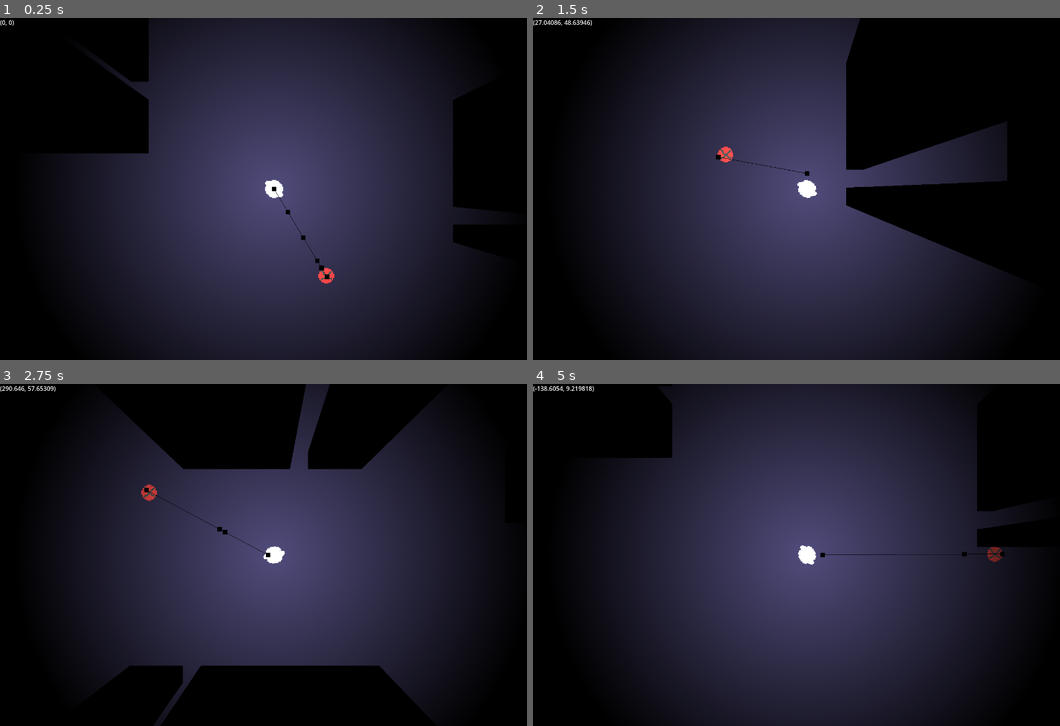
Above: before the commit, frames 1-4 (two rows, left to right).
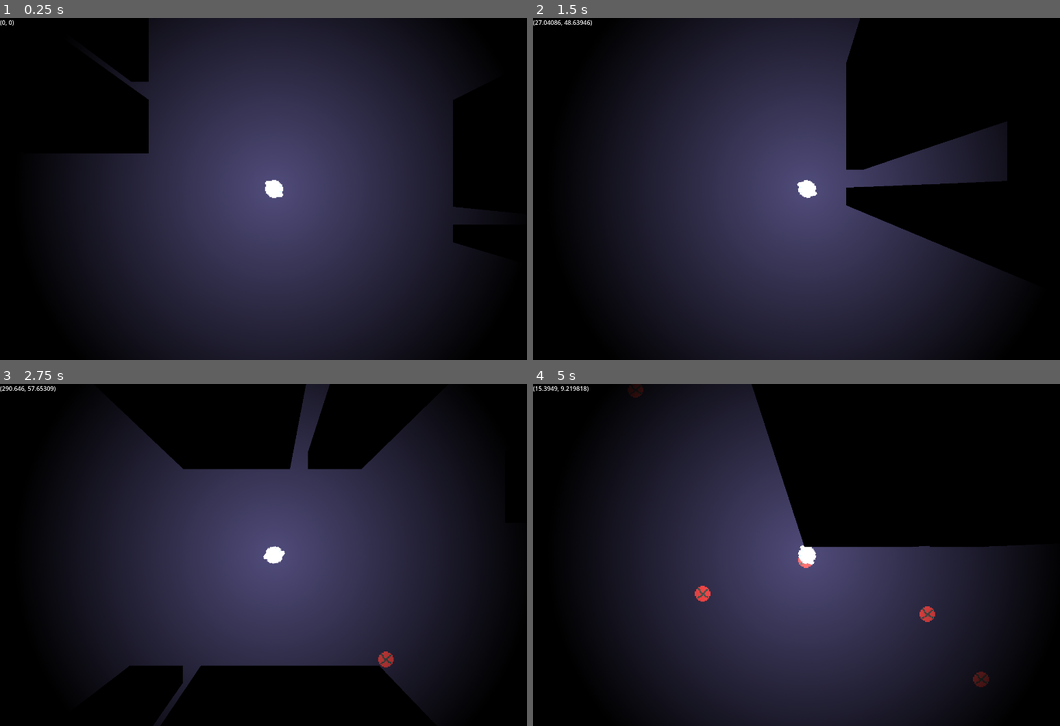
Above: after the commit, the same moments.

Repository: NomadicDaggy/procgen1
Game: Godot game, scene res://scenes/world.tscn
Two runs of this game, one before a commit and one after it. Both use one fixed random seed, a clock stepped at 60 frames per second and the inputs below.
Inputs (mouse positions are in pixels of both pictures, inside the frame that each line leads up to):
- Up to frame 1 (0.25 s): no input
- Up to frame 2 (1.5 s): move the mouse to (928, 171) at 0.52 s; hold D (move_right) 0.53-1.28 s; move the mouse to (696, 206) at 1.27 s; hold S (move_down) from 1.28 s (still down)
- Up to frame 3 (2.75 s): move the mouse to (326, 479) at 2.02 s; release S (move_down) at 2.03 s; hold D (move_right) from 2.03 s (still down)
- Up to frame 4 (5 s): move the mouse to (780, 623) at 2.77 s; release D (move_right) at 2.78 s; hold W (move_up) 2.78-3.53 s; move the mouse to (970, 606) at 3.52 s; hold A (move_left) from 3.53 s (still down); move the mouse to (643, 503) at 4.27 s

The runs differ from the first frame. In frame 1, 0.2% of the frame differs, in the area x 51-64%, y 49-78%; in frame 2, 0.1%; in frame 3, 0.3%; in frame 4, 19%, in the area x 0-92%, y 0-89%.

Commit message:
spawn multiple enemies at random locations

Diff:
--- a/scenes/enemy.tscn
+++ b/scenes/enemy.tscn
@@ -29,7 +29,7 @@
 [node name="Navigation" type="Node2D" parent="."]
 
 [node name="NavigationAgent2D" type="NavigationAgent2D" parent="Navigation"]
-debug_enabled = true
+radius = 20.0
 
 [node name="Timer" type="Timer" parent="Navigation"]
 wait_time = 0.1
--- a/scripts/game_manager.gd
+++ b/scripts/game_manager.gd
@@ -6,7 +6,7 @@
 
 # Called when the node enters the scene tree for the first time.
 func _ready():
-	pass # Replace with function body.
+	pass
 
 
 # Called every frame. 'delta' is the elapsed time since the previous frame.
@@ -15,12 +15,20 @@
 
 
 func _on_map_map_ready():
-	spawn_enemies()
+	var rng = RandomNumberGenerator.new()
+	var r = 40
+	for i in 15:
+		var x = rng.randi_range(-r,r)
+		var y = rng.randi_range(-r,r)
+		if (x > -10 and x < 10) or (y > -10 and y < 10):
+			continue
+		spawn_enemy(x, y)
 
 
-func spawn_enemies():
+func spawn_enemy(tile_pos_x: int, tile_pos_y: int):
 	var enemy = enemy_scene.instantiate()
-	enemy.position += Vector2(3.0 * 16.0, 5.0 * 16.0)
+	enemy.position += Vector2(tile_pos_x * 16.0, tile_pos_y * 16.0)
+	# TODO: check if enemy has been spawned within a wall
 	enemy.target = player
 	enemy.z_index = 500
 	add_child(enemy)
--- a/scripts/killzone.gd
+++ b/scripts/killzone.gd
@@ -3,6 +3,11 @@
 @onready var timer = $Timer
 
 func _on_body_entered(body):
+
+	# Got stuck in wall or smth
+	if body.name != "Player":
+		return
+
 	print("You died!")
 	Engine.time_scale = 0.1
 	body.get_node("CollisionShape2D").queue_free()
